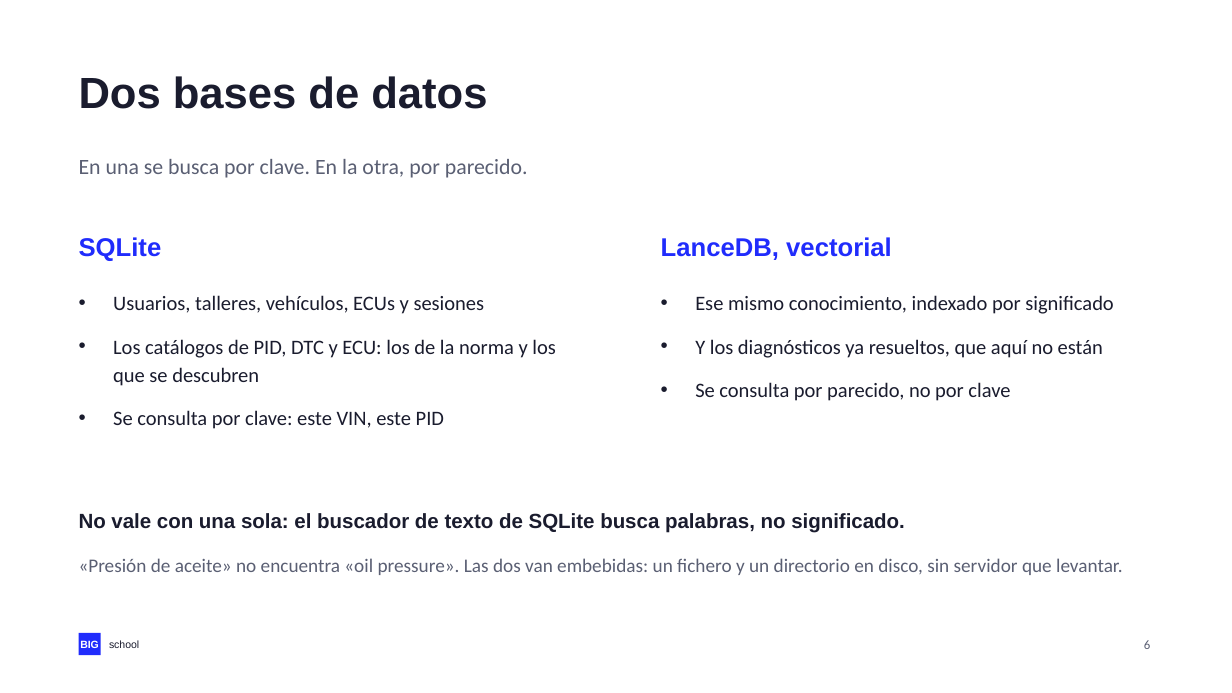
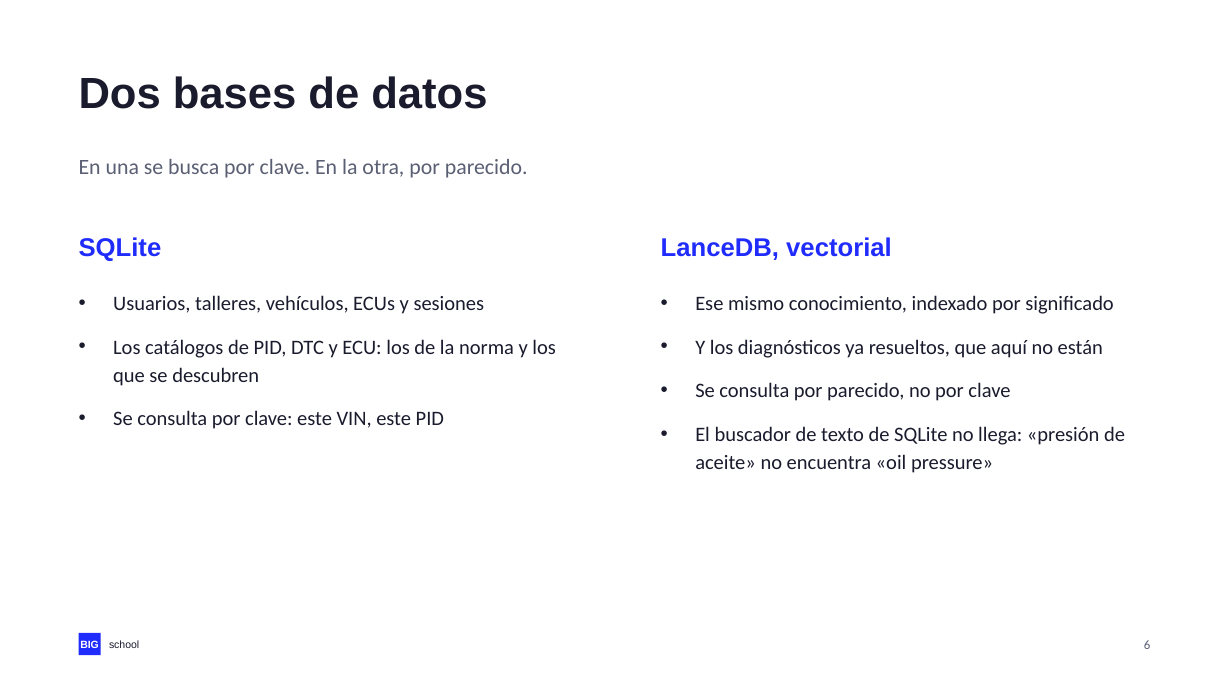
Before and after one commit to NovilloQuinta/intelligent-automotive-diagnostics, a slide deck: slide 6 of docs/presentacion/tfm-intelligent-automotive-diagnostics.pptx. Drawn at 1232x693 pixels with LibreOffice and Linux fonts; fonts in the diff are those of the drawing. Boxes give left, top, right and bottom in pixels: in the first picture for what was removed or moved away, otherwise in the second. Text is boxed around its words. In the diff, an @@ line names an element or a change of style, - is before the commit and + after.

```diff
--- a/docs/presentacion/tfm-intelligent-automotive-diagnostics.pptx
+++ b/docs/presentacion/tfm-intelligent-automotive-diagnostics.pptx
@@ text at bbox=[695, 426, 1125, 473]: paragraph added @@
+• El buscador de texto de SQLite no llega: «presión de aceite» no encuentra «oil pressure»
@@ text removed at bbox=[79, 513, 905, 533] @@
-No vale con una sola: el buscador de texto de SQLite busca palabras, no significado.
@@ text removed at bbox=[79, 558, 1122, 575] @@
-«Presión de aceite» no encuentra «oil pressure». Las dos van embebidas: un fichero y un directorio en disco, sin servidor que levantar.
```
Also in this commit, not shown: 3 other slides changed, 1 other file.
